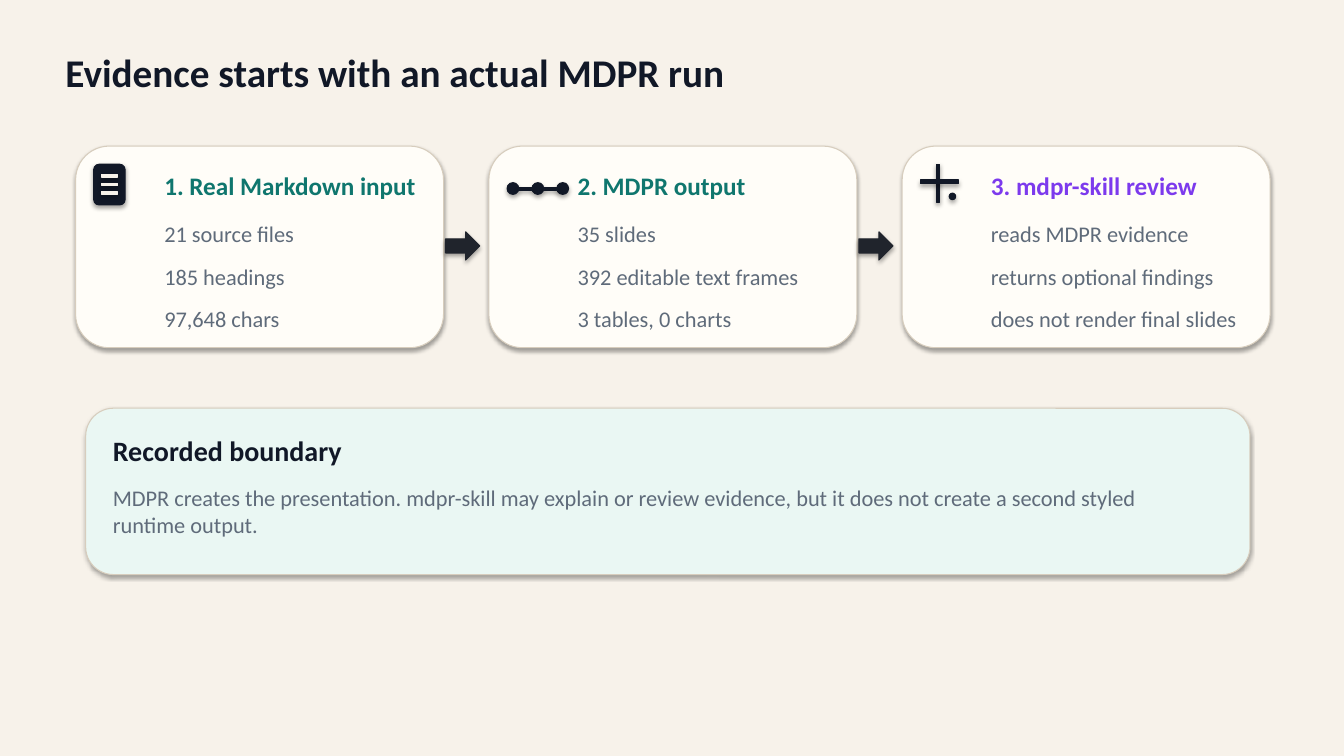
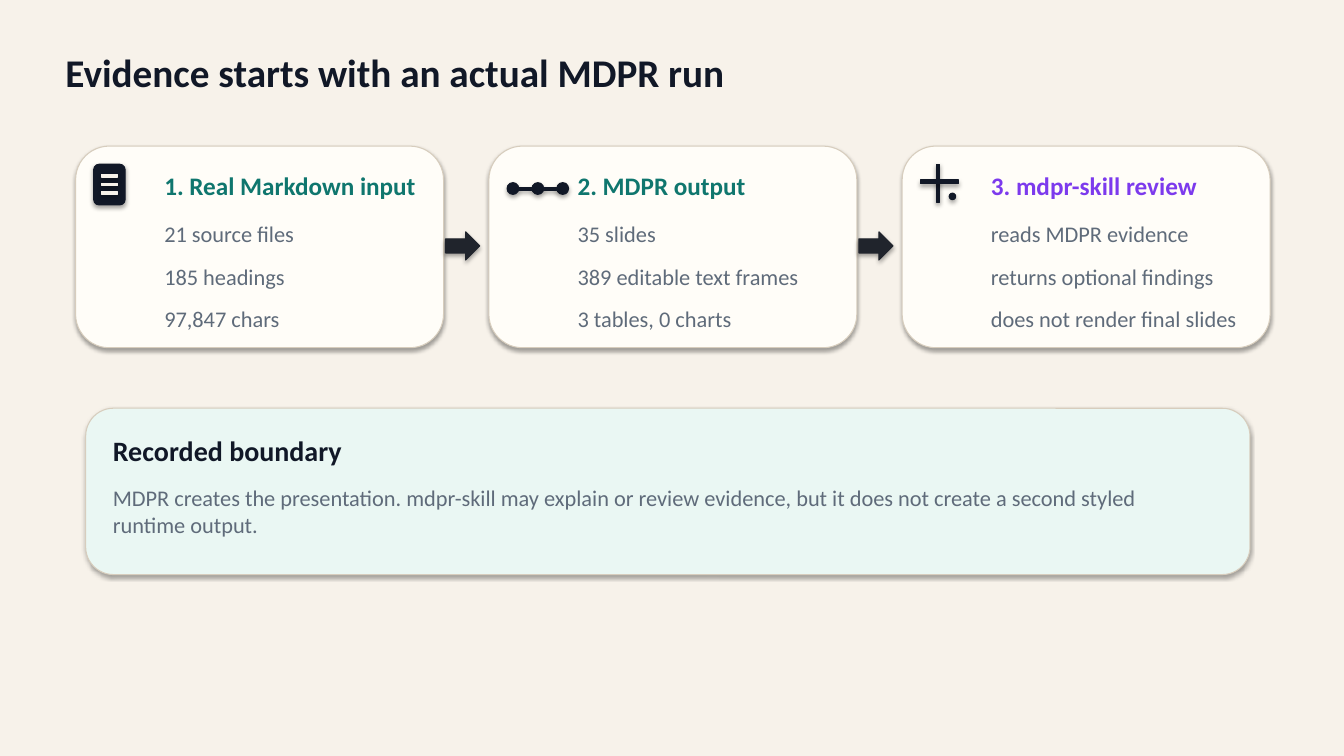
Before and after one commit to ch040602/mdpr-skill, a slide deck: slide 1 of artifacts/mdpr-vs-skill/mdpr-skill-from-actual-md-run.pptx. Drawn at 1344x756 pixels with LibreOffice and Linux fonts; fonts in the diff are those of the drawing. Boxes give left, top, right and bottom in pixels: in the first picture for what was removed or moved away, otherwise in the second. Text is boxed around its words. In the diff, an @@ line names an element or a change of style, - is before the commit and + after.

```diff
--- a/artifacts/mdpr-vs-skill/mdpr-skill-from-actual-md-run.pptx
+++ b/artifacts/mdpr-vs-skill/mdpr-skill-from-actual-md-run.pptx
@@ text at bbox=[578, 269, 799, 285]: text changed @@
-392 editable text frames
+389 editable text frames
@@ text at bbox=[164, 311, 279, 330]: text changed @@
-97,648 chars
+97,847 chars
```
Also in this commit, not shown: 2 other slides changed, 15 other files.
